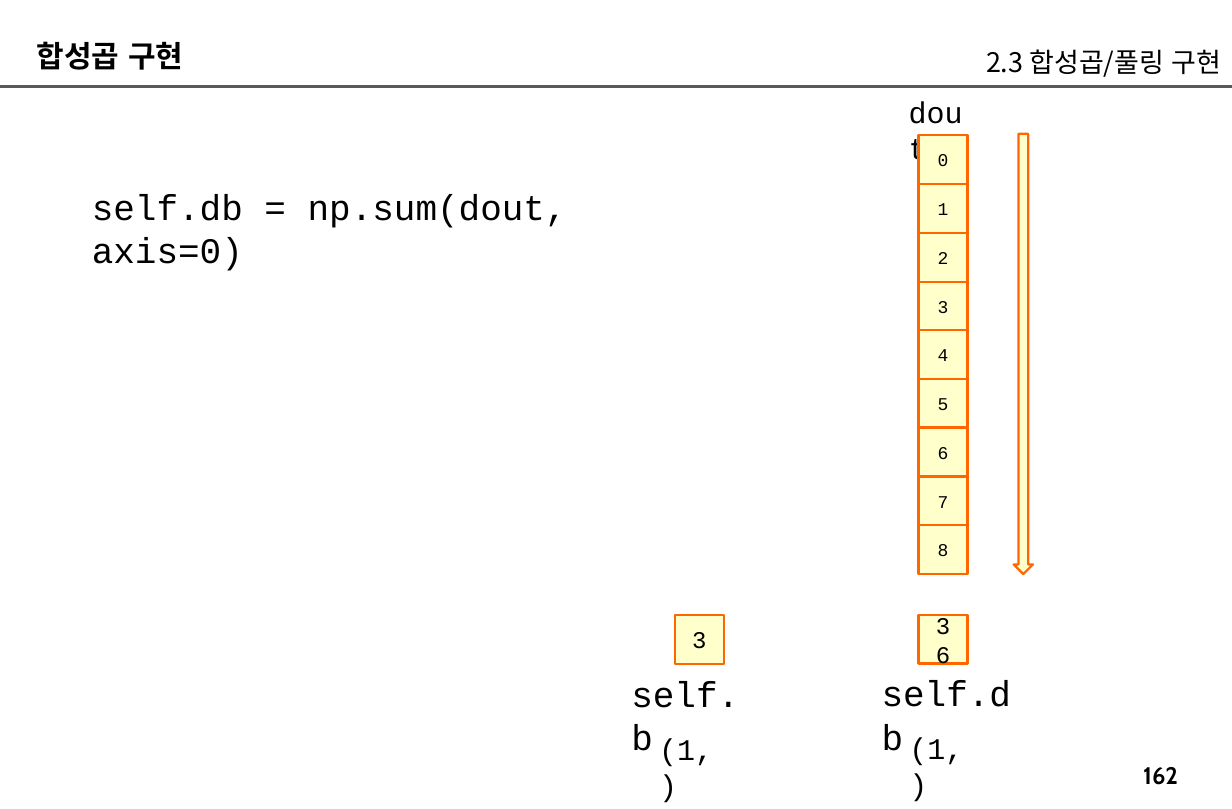
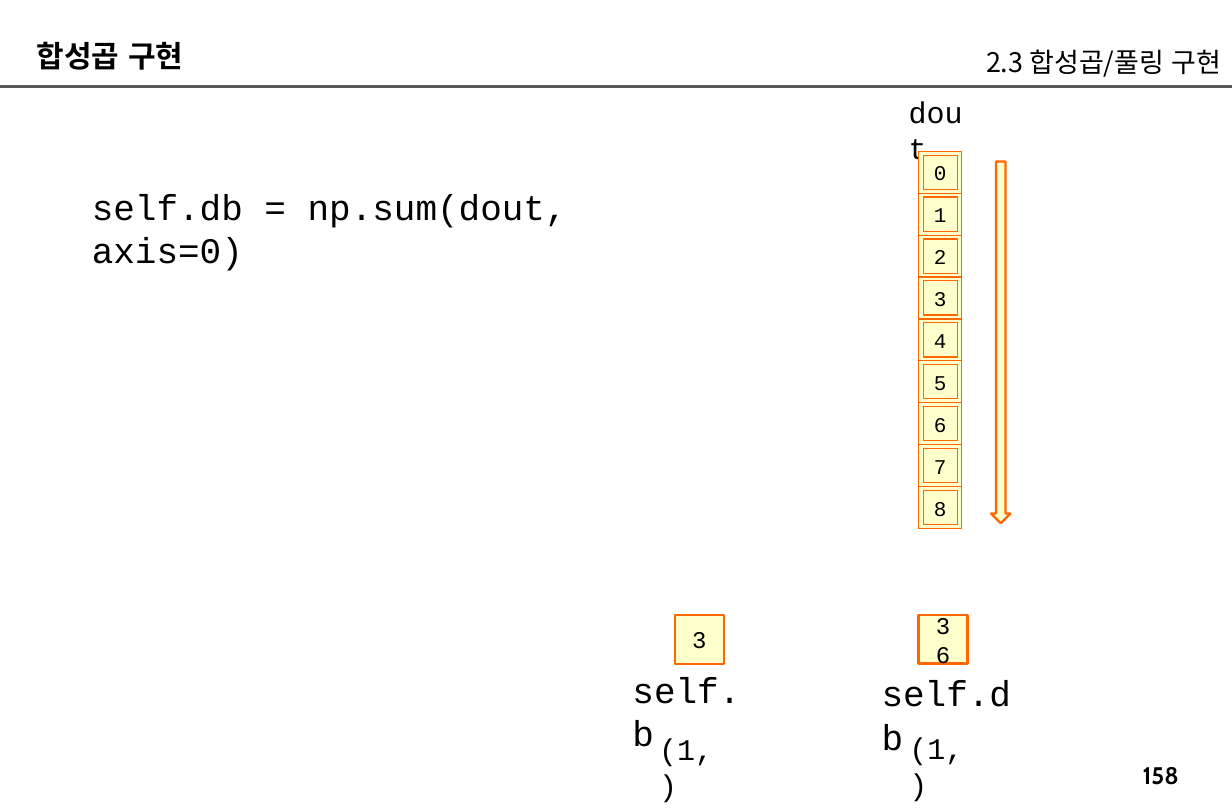
Before and after one commit to imguru-mooc/AI_CNN, a slide deck: slide 158 of CNN_판서.pptx (slide 162 before the commit). Drawn at 1232x809 pixels with LibreOffice and Linux fonts; fonts in the diff are those of the drawing. Boxes give left, top, right and bottom in pixels: in the first picture for what was removed or moved away, otherwise in the second. Text is boxed around its words. In the diff, an @@ line names an element or a change of style, - is before the commit and + after.

```diff
--- a/CNN_판서.pptx
+++ b/CNN_판서.pptx
@@ rectangle added at [918, 151, 961, 193], fill #FFFFCC, outline #FF6600 0.75 pt @@
@@ rectangle "0": place and size @@
-rectangle "0" at [918, 135, 967, 183]
+rectangle "0" at [923, 155, 958, 190]
@@ down arrow: place and size @@
-down arrow at [1014, 134, 1033, 574]
+down arrow at [991, 162, 1011, 523]
@@ rectangle added at [918, 193, 961, 235], fill #FFFFCC, outline #FF6600 0.75 pt @@
@@ rectangle "1": place and size @@
-rectangle "1" at [918, 184, 967, 233]
+rectangle "1" at [923, 197, 958, 232]
@@ rectangle added at [918, 235, 961, 277], fill #FFFFCC, outline #FF6600 0.75 pt @@
@@ rectangle "2": place and size @@
-rectangle "2" at [918, 233, 967, 282]
+rectangle "2" at [923, 239, 958, 274]
@@ rectangle added at [918, 277, 961, 319], fill #FFFFCC, outline #FF6600 0.75 pt @@
@@ rectangle "3": place and size @@
-rectangle "3" at [918, 282, 967, 330]
+rectangle "3" at [923, 280, 958, 315]
@@ rectangle added at [918, 319, 961, 361], fill #FFFFCC, outline #FF6600 0.75 pt @@
@@ rectangle "4": place and size @@
-rectangle "4" at [918, 330, 967, 379]
+rectangle "4" at [923, 323, 958, 357]
@@ rectangle added at [918, 361, 961, 403], fill #FFFFCC, outline #FF6600 0.75 pt @@
@@ rectangle "5": place and size @@
-rectangle "5" at [918, 379, 967, 427]
+rectangle "5" at [923, 365, 958, 399]
@@ rectangle added at [918, 403, 961, 446], fill #FFFFCC, outline #FF6600 0.75 pt @@
@@ rectangle "6": place and size @@
-rectangle "6" at [918, 427, 967, 476]
+rectangle "6" at [923, 407, 958, 441]
@@ rectangle added at [918, 444, 961, 487], fill #FFFFCC, outline #FF6600 0.75 pt @@
@@ rectangle "7": place and size @@
-rectangle "7" at [918, 477, 967, 525]
+rectangle "7" at [923, 449, 958, 483]
@@ rectangle added at [918, 487, 961, 529], fill #FFFFCC, outline #FF6600 0.75 pt @@
@@ size 12 to 14 pt; outline #FF6600 1.5 pt to #FF6600 0.75 pt in 9 elements at [923, 239, 958, 274], [923, 197, 958, 232], [923, 280, 958, 315], [923, 155, 958, 190], [923, 323, 958, 357], [923, 365, 958, 399], [923, 407, 958, 441], [923, 449, 958, 483], [923, 491, 958, 525] @@
@@ rectangle "8": place and size @@
-rectangle "8" at [918, 525, 967, 574]
+rectangle "8" at [923, 491, 958, 525]
@@ text "self.b": place and size @@
-text "self.b" at [631, 681, 739, 751]
+text "self.b" at [632, 678, 740, 747]
@@ page number at [1143, 767, 1179, 785]: text changed @@
-162
+158
```
Also in this commit, not shown: 44 other slides changed, 24 slides added, 9 slides removed, 1 other file.
